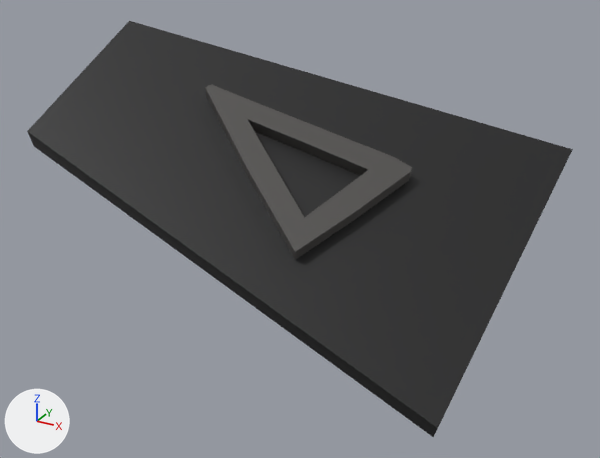
An edit to the OBJ model src/main/resources/assets/stargate/models/DHD/023.obj, drawn before and after from the same camera.
Both versions are drawn from a 50 mm lens placed at (0.2883, -0.1289, 0.9789), pointed at (0.1981, 0.035, 0.8969). Lighting does not change. The marker at lower left points along +X, +Y and +Z. The picture after the commit comes second. Where no turn or scale is listed for an object, it has been applied to the vertices.

Script lines for the objects in view, before the commit:
```python
me_023 = bpy.data.meshes.new('023')
me_023.from_pydata(...)  # 44 vertices, 65 faces; spans x 0.1355..0.2536, y 0.0024..0.0733, z 0.872..0.9409
me_023.materials.append(mat_glyph)  # picture img_milky_way_dhd_glyphs_png
ob_023 = bpy.data.objects.new('023', me_023)
ob_023.location = (0.0, 0.0, 0.0)
```
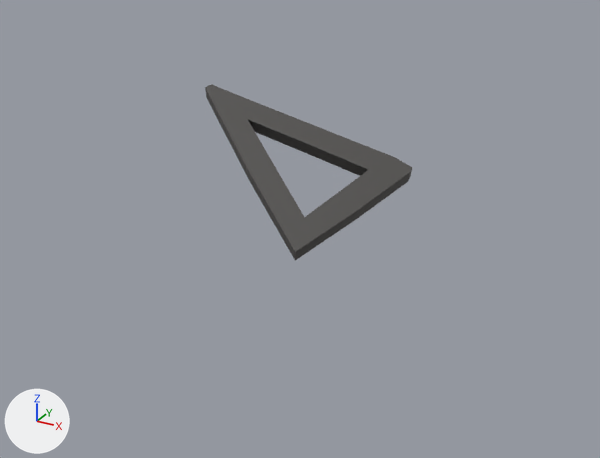
The change, as a diff of the scene's bpy script:
```diff
--- a/src/main/resources/assets/stargate/models/DHD/023.obj.py
+++ b/src/main/resources/assets/stargate/models/DHD/023.obj.py
@@ me_023 @@
 # used by ob_023; location = (0.0, 0.0, 0.0)
-me_023.from_pydata(...)  # 44 vertices, 65 faces; spans x 0.1355..0.2536, y 0.0024..0.0733, z 0.872..0.9409
+me_023.from_pydata(...)  # 34 vertices, 51 faces; spans x 0.1699..0.2233, y 0.0139..0.0453, z 0.8987..0.9293
+# me_023 part 1: the loose piece of 10 vertices spanning x 0.1355..0.2536, y 0.0024..0.0733, z 0.872..0.9409 is deleted
 me_023.materials.append(mat_glyph)
```

Where the change shows, as pixel boxes [x1, y1, x2, y2] in the pictures (600 x 458 px):
'023', reshaped (62% narrower, 58% shorter): before [27, 21, 573, 437]; after [205, 84, 412, 260]
part 1 of me_023, deleted: before [27, 21, 573, 437]
